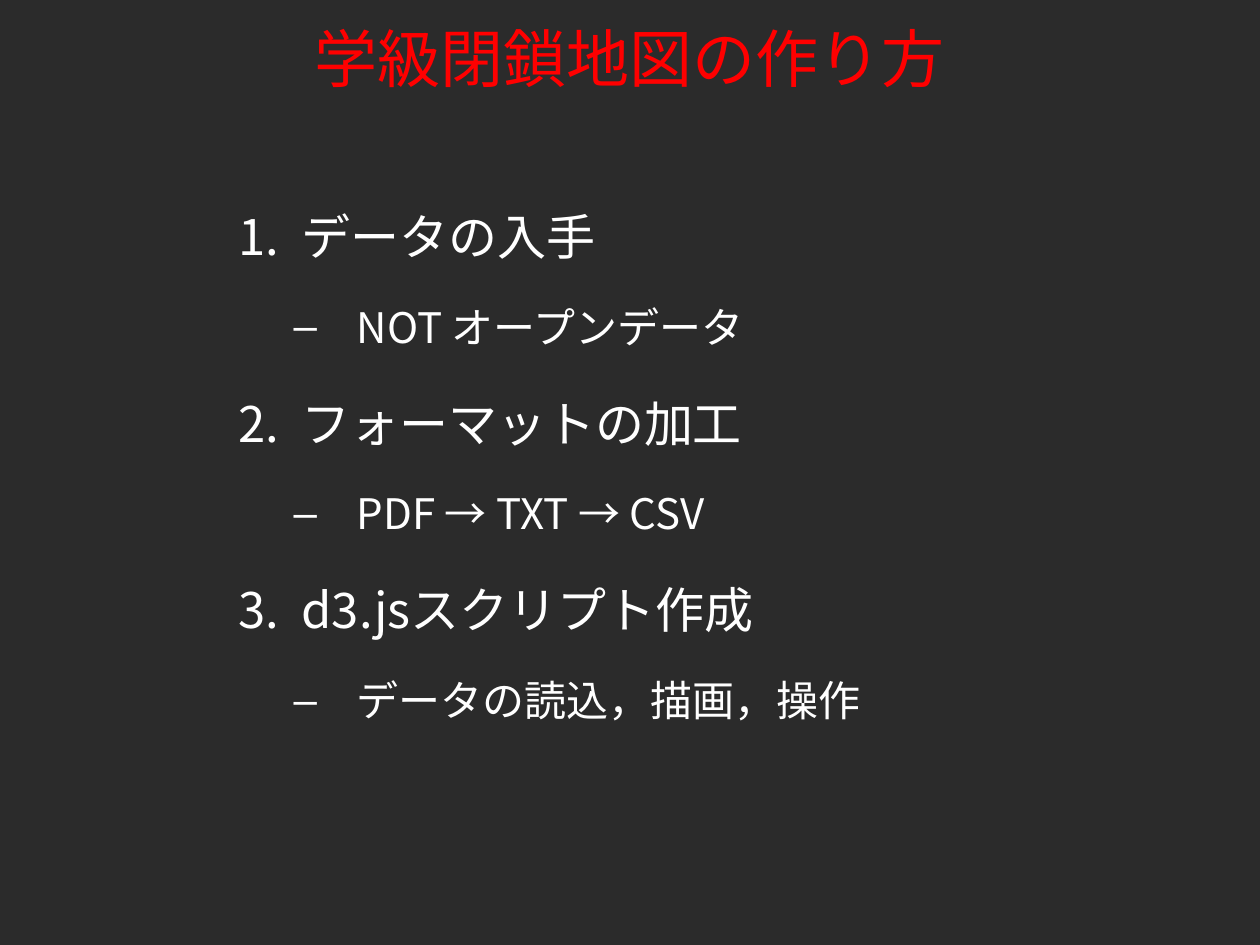
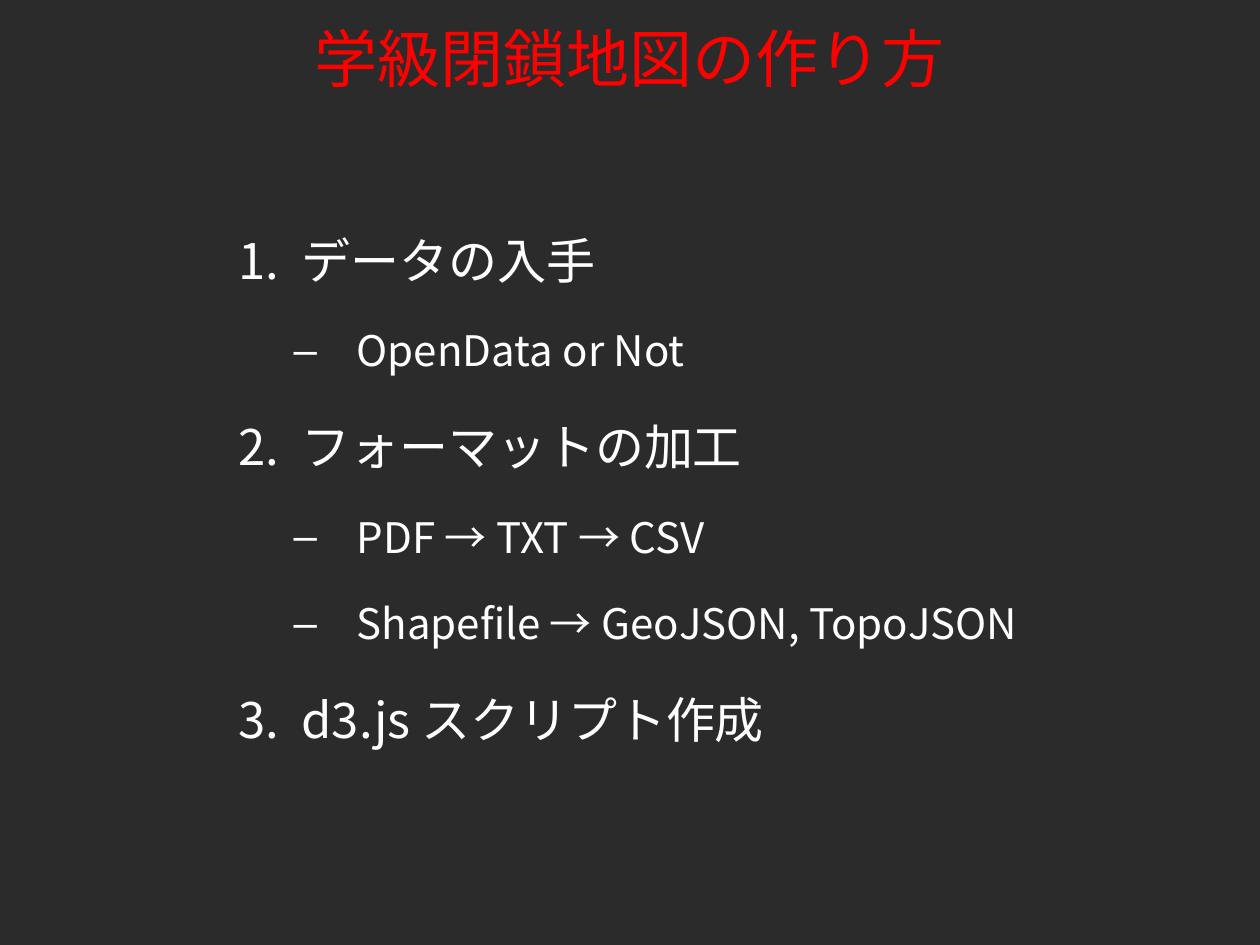
Before and after one commit to tkhrmeme/SapporoSchoolFlu, a slide deck: slide 4 of foss4g_hokkaido_2015_endo.ppt. Drawn at 1260x945 pixels with LibreOffice and Linux fonts; fonts in the diff are those of the drawing; background and template pictures are left out; a plain dark background stands for a picture behind light text. Boxes give left, top, right and bottom in pixels: in the first picture for what was removed or moved away, otherwise in the second. Text is boxed around its words. In the diff, an @@ line names an element or a change of style, - is before the commit and + after.

```diff
--- a/foss4g_hokkaido_2015_endo.ppt
+++ b/foss4g_hokkaido_2015_endo.ppt
@@ text at (x1=357, y1=334, x2=685, y2=376): text changed @@
-  – NOT オープンデータ
+  – OpenData or Not
@@ text at (x1=302, y1=605, x2=1017, y2=750): text changed; size 28 to 24 pt @@
-3. d3.jsスクリプト作成
-  – データの読込，描画，操作
+  – Shapefile → GeoJSON, TopoJSON
+3. d3.js スクリプト作成
```
Also in this commit, not shown: 10 other slides changed, 1 slide added, 1 slide removed.
